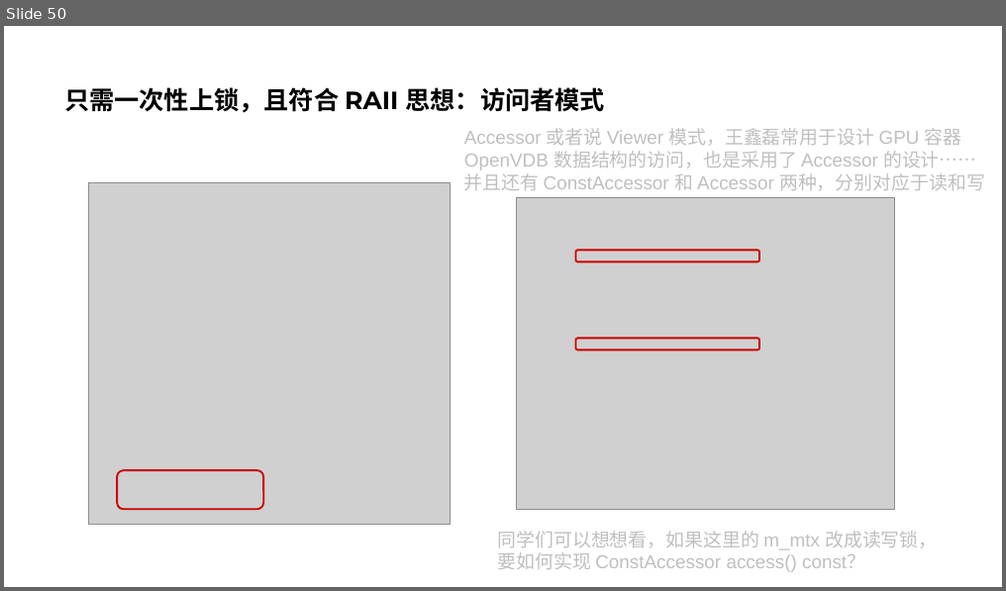
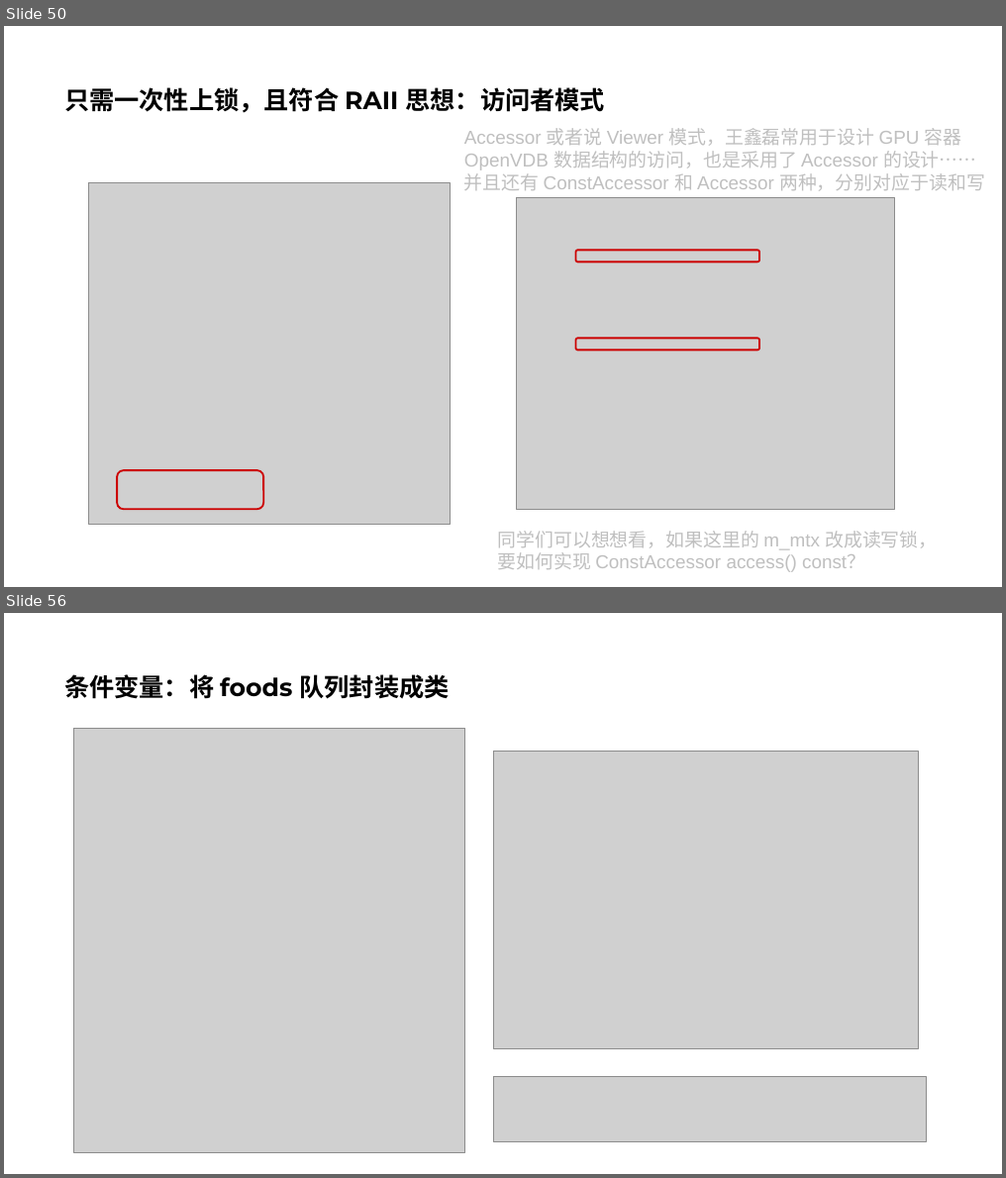
Before and after one commit to parallel101/course, a slide deck: 05/slides.pptx. Shown one above the other, each under a label of ours: slide 50 before the commit, slides 50 and 56 after it; the slides between them are not shown. The pictures are 1006x591 and 1006x1178 pixels, drawn with LibreOffice and Linux fonts; fonts in the diff are those of the drawing; grey boxes stand for pictures. Boxes give left, top, right and bottom in pixels: in the first picture for what was removed or moved away, otherwise in the second. Text is boxed around its words. In the diff, an @@ line names an element or a change of style, - is before the commit and + after.

```diff
--- a/05/slides.pptx
+++ b/05/slides.pptx
@@ slide 56 added at bbox=[4, 613, 1002, 1174], background #FFFFFF @@
@@ title added at bbox=[64, 674, 450, 699], 24 pt, text #000000, bold @@
+条件变量：将 foods 队列封装成类
@@ picture added at bbox=[73, 728, 465, 1153] @@
@@ picture added at bbox=[494, 751, 918, 1049] @@
@@ picture added at bbox=[494, 1077, 927, 1143] @@
```
Also in this commit, not shown: 1 slide changed, 9 other slides added, 1 slide removed, 21 other files.
